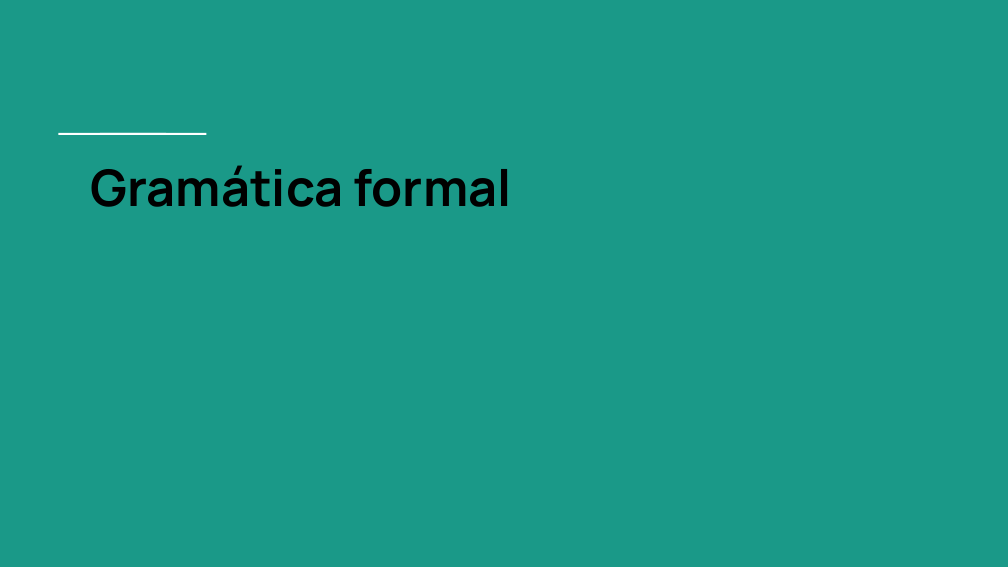
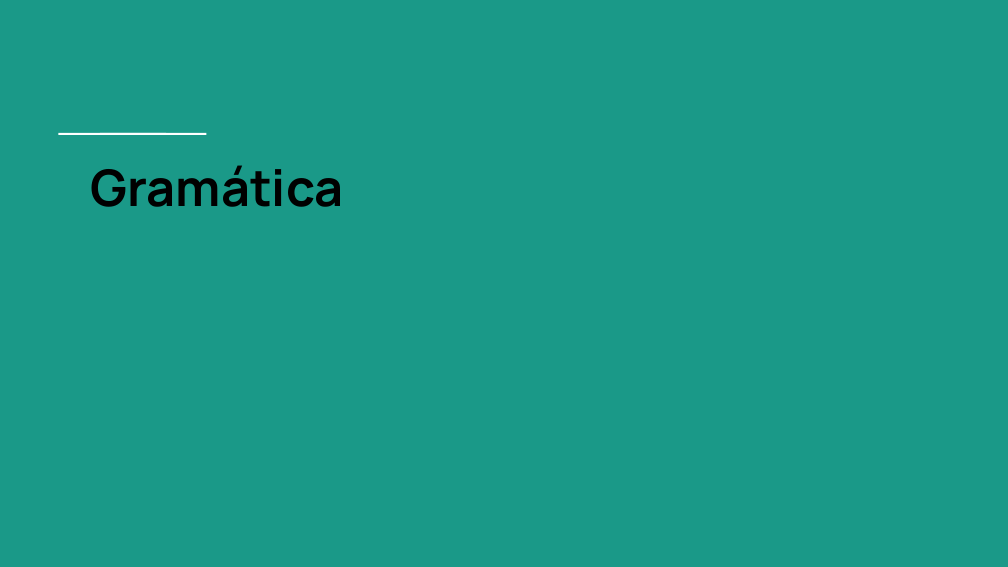
Before and after one commit to fernandohre/metodo, a slide deck: slide 6 of Apresentação ANTLR.pptx. Drawn at 1008x567 pixels with LibreOffice and Linux fonts; fonts in the diff are those of the drawing. Boxes give left, top, right and bottom in pixels: in the first picture for what was removed or moved away, otherwise in the second. Text is boxed around its words. In the diff, an @@ line names an element or a change of style, - is before the commit and + after.

```diff
--- a/Apresentação ANTLR.pptx
+++ b/Apresentação ANTLR.pptx
@@ title at box(90, 165, 343, 207): text changed @@
-Gramática formal
+Gramática
```
Also in this commit, not shown: 1 other slide changed, 5 slides added, 3 slides removed.
